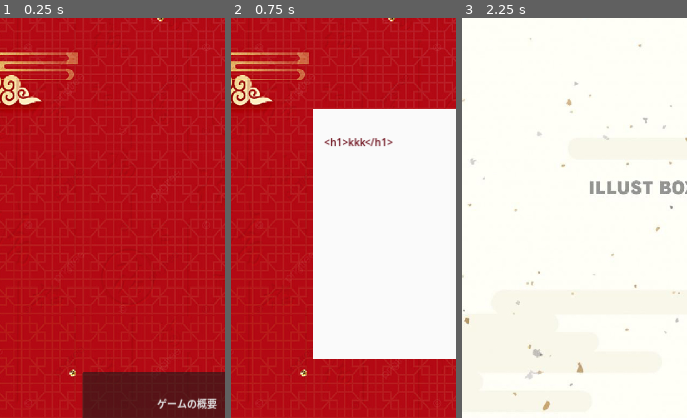
Above: before the commit, frames 1-3 (left to right).
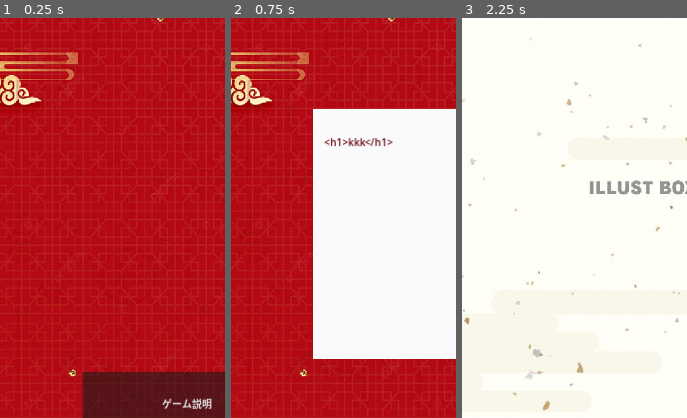
Above: after the commit, the same moments.

Repository: ojama-beans/OSECHI_PUZZLE
Game: Godot game, scene res://scenes/home.tscn
Same seed, same stepped clock (60 frames per second), same inputs: the game is played once before the commit and once after it.
Inputs:
- Up to frame 1 (0.25 s): no input
- Up to frame 2 (0.75 s): click "ゲームの概要" (after the commit: "ゲーム説明") at 0.5 s
- Up to frame 3 (2.25 s): click "ホームに戻る" at 1.25 s; click "ゲームスタート" at 2 s
The pictures show only the part of the screen within x 10-60%, y 29-79%; the shares and areas given below are measured in that part.

The runs differ from the first frame. In frame 1, 0.4% of the frame differs, in the area x 69-97%, y 95-98%; in frame 2, nothing differs; in frame 3, nothing differs.

Commit message:
ゲームエンド画面作成

Diff:
--- /dev/null
+++ b/scenes/end.tscn
@@ -0,0 +1,55 @@
+[gd_scene load_steps=4 format=3 uid="uid://c2yactftrjyl6"]
+
+[ext_resource type="Script" path="res://scripts/end/end.gd" id="1_mq8v0"]
+[ext_resource type="Script" path="res://scripts/explain/back_button.gd" id="2_gwcwd"]
+
+[sub_resource type="LabelSettings" id="LabelSettings_qedwf"]
+line_spacing = 20.0
+font_size = 90
+font_color = Color(0.948704, 0.830696, 0.828863, 1)
+
+[node name="End" type="Control"]
+layout_mode = 3
+anchors_preset = 15
+anchor_right = 1.0
+anchor_bottom = 1.0
+grow_horizontal = 2
+grow_vertical = 2
+script = ExtResource("1_mq8v0")
+
+[node name="ColorRect" type="ColorRect" parent="."]
+layout_mode = 1
+anchors_preset = 15
+anchor_right = 1.0
+anchor_bottom = 1.0
+grow_horizontal = 2
+grow_vertical = 2
+color = Color(0, 0, 0, 0.392157)
+
+[node name="VBoxContainer" type="VBoxContainer" parent="ColorRect"]
+layout_mode = 1
+anchors_preset = 8
+anchor_left = 0.5
+anchor_top = 0.5
+anchor_right = 0.5
+anchor_bottom = 0.5
+offset_left = -20.0
+offset_top = -20.0
+offset_right = 20.0
+offset_bottom = 20.0
+grow_horizontal = 2
+grow_vertical = 2
+
+[node name="Label" type="Label" parent="ColorRect/VBoxContainer"]
+layout_mode = 2
+text = "ゲームオーバー"
+label_settings = SubResource("LabelSettings_qedwf")
+
+[node name="back_Button" type="Button" parent="."]
+layout_mode = 1
+offset_left = 204.0
+offset_top = 1081.0
+offset_right = 538.0
+offset_bottom = 1180.0
+text = "ホームに戻る"
+script = ExtResource("2_gwcwd")
--- a/scenes/explain.tscn
+++ b/scenes/explain.tscn
@@ -2,7 +2,6 @@
 
 [ext_resource type="Texture2D" uid="uid://j3gry4iesw7h" path="res://assets/sprites/home/HomeBG.jpg" id="1_en7j5"]
 [ext_resource type="Script" path="res://scripts/explain/back_button.gd" id="3_dfghj"]
-
 
 [node name="Explain" type="Control"]
 layout_mode = 3
--- a/scenes/home.tscn
+++ b/scenes/home.tscn
@@ -15,12 +15,12 @@
 texture = ExtResource("1_en7j5")
 
 [node name="explan_Button" type="Button" parent="."]
-layout_mode = 0
+layout_mode = 1
 offset_left = 204.0
 offset_top = 936.0
 offset_right = 538.0
 offset_bottom = 1036.0
-text = "ゲームの概要"
+text = "ゲーム説明"
 script = ExtResource("3_dfghj")
 
 [node name="start_Button" type="Button" parent="."]
--- /dev/null
+++ b/scripts/end/end.gd
@@ -0,0 +1,22 @@
+extends Control
+
+@onready var background: ColorRect = $Background
+
+func _ready() -> void:
+	# 常時プロセスを有効化
+	set_process_mode(Node2D.PROCESS_MODE_ALWAYS)
+	hide_hud()  # HUDを初期状態で非表示にする
+	SignalManager.on_game_complete.connect(on_game_complete)  # ゲーム完了時のシグナルに接続
+
+# HUDを非表示
+func hide_hud()-> void:
+	background.visible = false
+
+# HUDを表示
+func show_hud()-> void:
+	get_tree().paused = true  # ゲームを一時停止
+	background.visible = true
+
+# ゴール時に呼び出される関数
+func on_game_complete()-> void:
+	show_hud()
